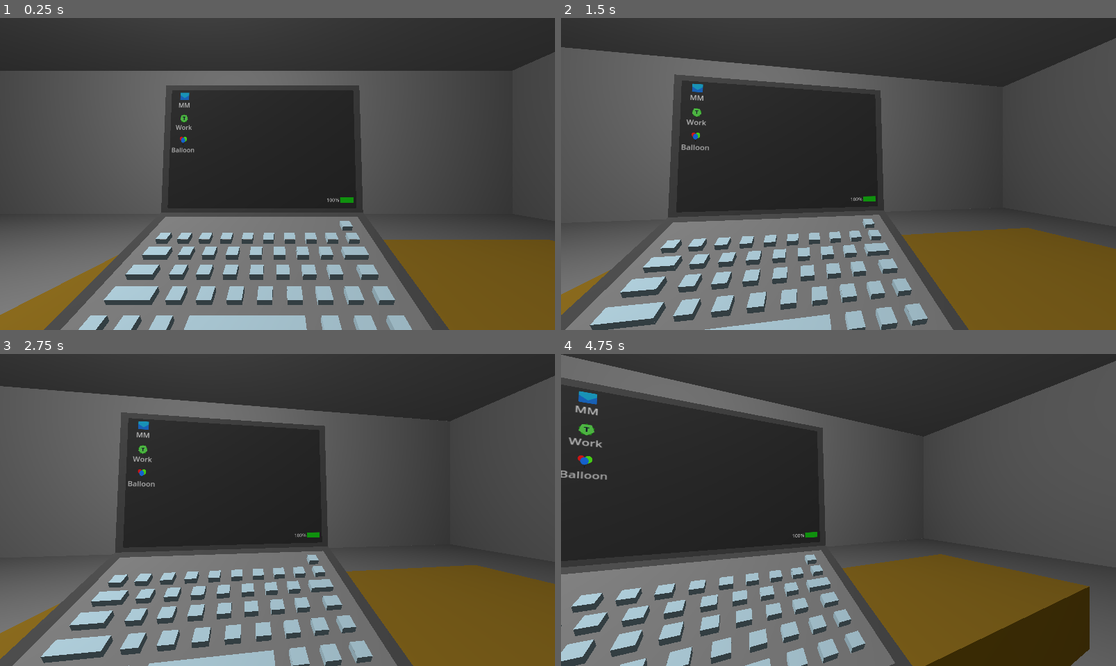
Above: before the commit, frames 1-4 (two rows, left to right).
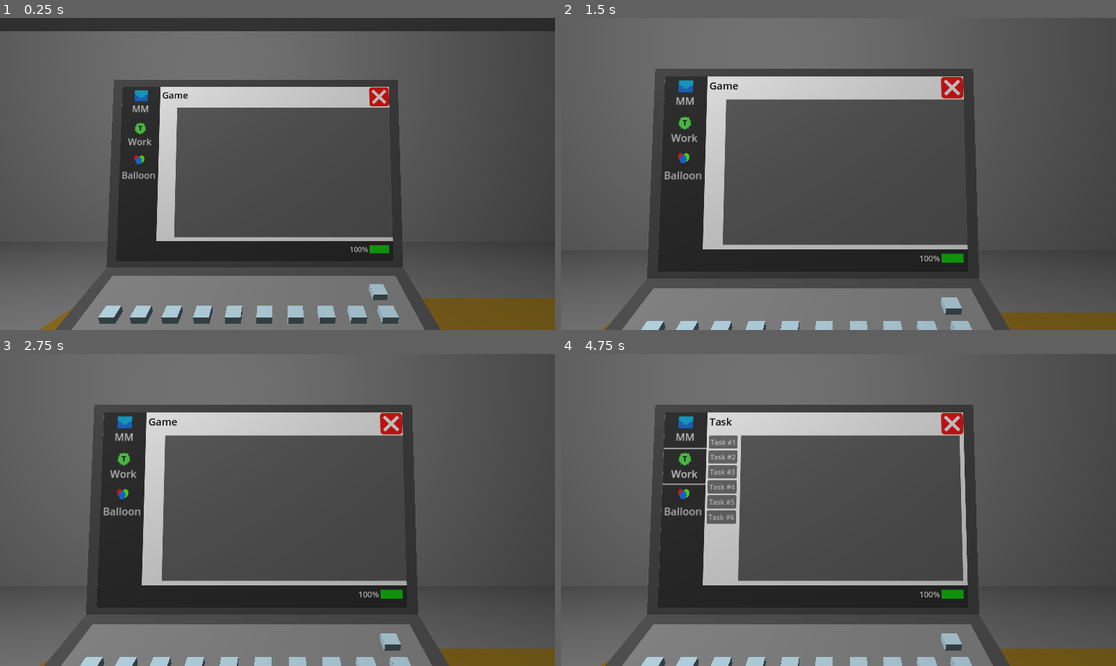
Above: after the commit, the same moments.

Repository: Star2578/late-night-hustle
Game: Godot game, scene res://scenes/room.tscn
Same seed, same stepped clock (60 frames per second), same inputs: the game is played once before the commit and once after it.
Inputs (mouse positions are in pixels of both pictures, inside the frame that each line leads up to):
- Up to frame 1 (0.25 s): no input
- Up to frame 2 (1.5 s): tap Enter at 0.5, 1.35 s; move the mouse to (960, 158) at 0.52 s; tap Tab at 0.6 s; click (960, 158) at 0.67 s; tap Space at 0.77 s; move the mouse to (727, 189) at 1.27 s; click (727, 189) at 1.42 s
- Up to frame 3 (2.75 s): tap Space at 1.52 s; move the mouse to (333, 441) at 2.02 s; tap Keypad Enter at 2.1 s; click (333, 441) at 2.17 s
- Up to frame 4 (4.75 s): tap Space at 2.75, 3.02, 3.77, 4.52 s; move the mouse to (810, 572) at 2.77 s; tap Tab at 2.85 s; click (810, 572) at 2.92 s; tap Enter at 3.5, 3.6 s; move the mouse to (1005, 556) at 3.52 s; click (1005, 556) at 3.67 s; move the mouse to (672, 463) at 4.27 s; tap Keypad Enter at 4.35 s; click (672, 463) at 4.42 s

The runs differ from the first frame. In frame 1, 53% of the frame differs, in the area x 0-100%, y 4-100%; in frame 2, 58%; in frame 3, 59%; in frame 4, 61%, in the area x 0-100%, y 0-100%.

Commit message:
laptop focus mode

Diff:
--- a/scenes/notebook.tscn
+++ b/scenes/notebook.tscn
@@ -440,7 +440,6 @@
 text = "Placeholder"
 
 [node name="Game" type="Control" parent="Node/screen2/ViewportQuad/OS/SubViewport" index="5"]
-visible = false
 layout_mode = 3
 anchors_preset = 1
 anchor_left = 1.0
@@ -481,14 +480,14 @@
 
 [node name="GameBG" type="ColorRect" parent="Node/screen2/ViewportQuad/OS/SubViewport/Game" index="3"]
 layout_mode = 1
-anchors_preset = 1
-anchor_left = 1.0
-anchor_right = 1.0
-offset_left = -520.0
+anchors_preset = 5
+anchor_left = 0.5
+anchor_right = 0.5
+offset_left = -255.0
 offset_top = 55.0
-offset_right = -10.0
+offset_right = 345.0
 offset_bottom = 390.0
-grow_horizontal = 0
+grow_horizontal = 2
 color = Color(0.393086, 0.393086, 0.393085, 1)
 
 [node name="ClickSound" type="AudioStreamPlayer" parent="Node/screen2/ViewportQuad" index="2"]
--- a/scenes/room.tscn
+++ b/scenes/room.tscn
@@ -65,6 +65,7 @@
 transform = Transform3D(-1.42828e-08, 5.48268e-09, 0.35, 0.125428, 0.326753, -3.05412e-14, -0.326753, 0.125428, -1.5299e-08, 0.5, 0.215, 0.745)
 
 [node name="Player" parent="." instance=ExtResource("1_asasv")]
+transform = Transform3D(1, 0, 0, 0, 1, 0, 0, 0, 1, 0.540118, 0.483857, 1.1259)
 
 [node name="WorldEnvironment" type="WorldEnvironment" parent="."]
 environment = SubResource("Environment_70kq7")
--- a/scripts/camera.gd
+++ b/scripts/camera.gd
@@ -3,23 +3,14 @@
 @export var edge_area: float = 50
 @export var max_rotation_speed: float = 3.0
 @export var deadzone_width: float = 450
-@export var zoom_speed: float = 5.0
-@export var min_zoom: float = 50.0
-@export var max_zoom: float = 75.0
 
-func _input(event):
-	if event is InputEventMouseButton:
-		if event.button_index == MOUSE_BUTTON_WHEEL_UP:
-			adjust_zoom(-zoom_speed)  # Zoom in
-		elif event.button_index == MOUSE_BUTTON_WHEEL_DOWN:
-			adjust_zoom(zoom_speed)  # Zoom out
-
-func adjust_zoom(amount):
-	# Adjusts zoom while keeping it within limits
-	var new_fov = fov + amount
-	fov = clamp(new_fov, min_zoom, max_zoom)
+var is_focus: bool = false
 
 func _physics_process(delta):
+	_focus()
+
+	if is_focus: return
+
 	var mouse_pos = get_viewport().get_mouse_position()
 	var viewport_size = get_viewport().size
 
@@ -38,3 +29,12 @@
 	rotate_y(deg_to_rad(rotation_speed))
 
 	rotation_degrees.y = clamp(rotation_degrees.y, -60, 60)
+
+func _focus():
+	if $"../Notebook".is_open:
+		is_focus = true
+		rotation.y = lerp_angle(rotation.y, 0, 0.1)
+		fov = lerpf(fov, 50, 0.1)
+	else:
+		is_focus = false
+		fov = lerpf(fov, 75, 0.1)
--- a/scripts/notebook.gd
+++ b/scripts/notebook.gd
@@ -32,7 +32,6 @@
 	await anim_player.animation_finished
 	is_animating = false
 	viewport.visible = is_open
-
 
 func _on_area_3d_input_event(camera: Camera3D, event: InputEvent, event_position, normal, shape_idx):
 	if event is InputEventMouseButton:
--- a/scripts/os.gd
+++ b/scripts/os.gd
@@ -41,7 +41,7 @@
 		time_counter = 0
 		$OS/SubViewport/Battery/Label.text = str(battery) + "%"
 
-	$OS/SubViewport/Battery/Value.scale.x = battery / 100
+	$OS/SubViewport/Battery/Value.scale.x = float(battery / 100.0)
 
 
 #################### Mail ####################
